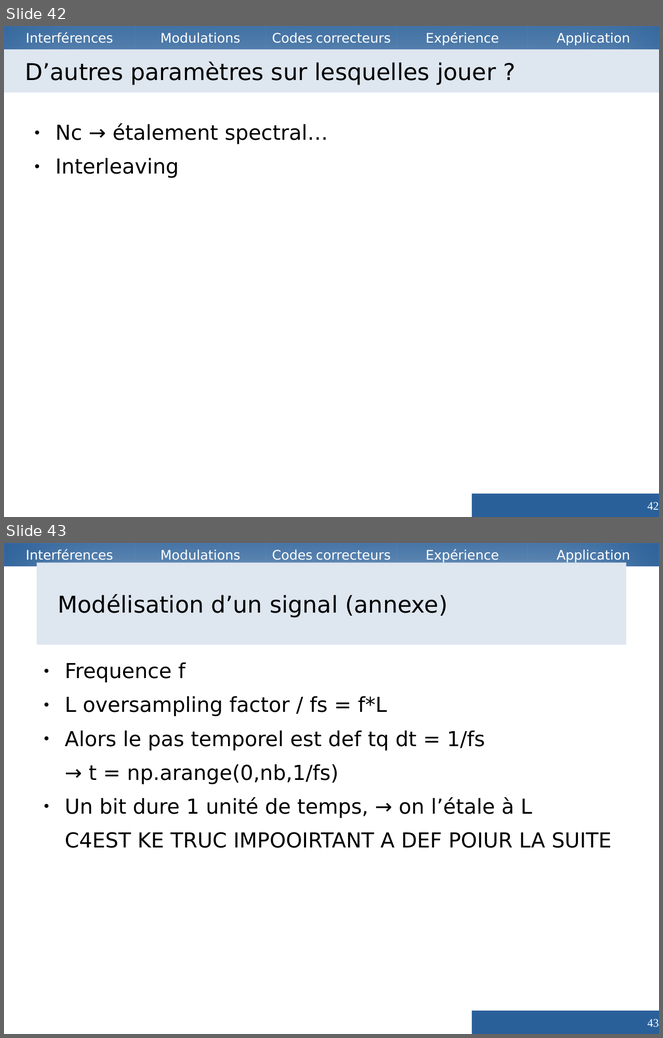
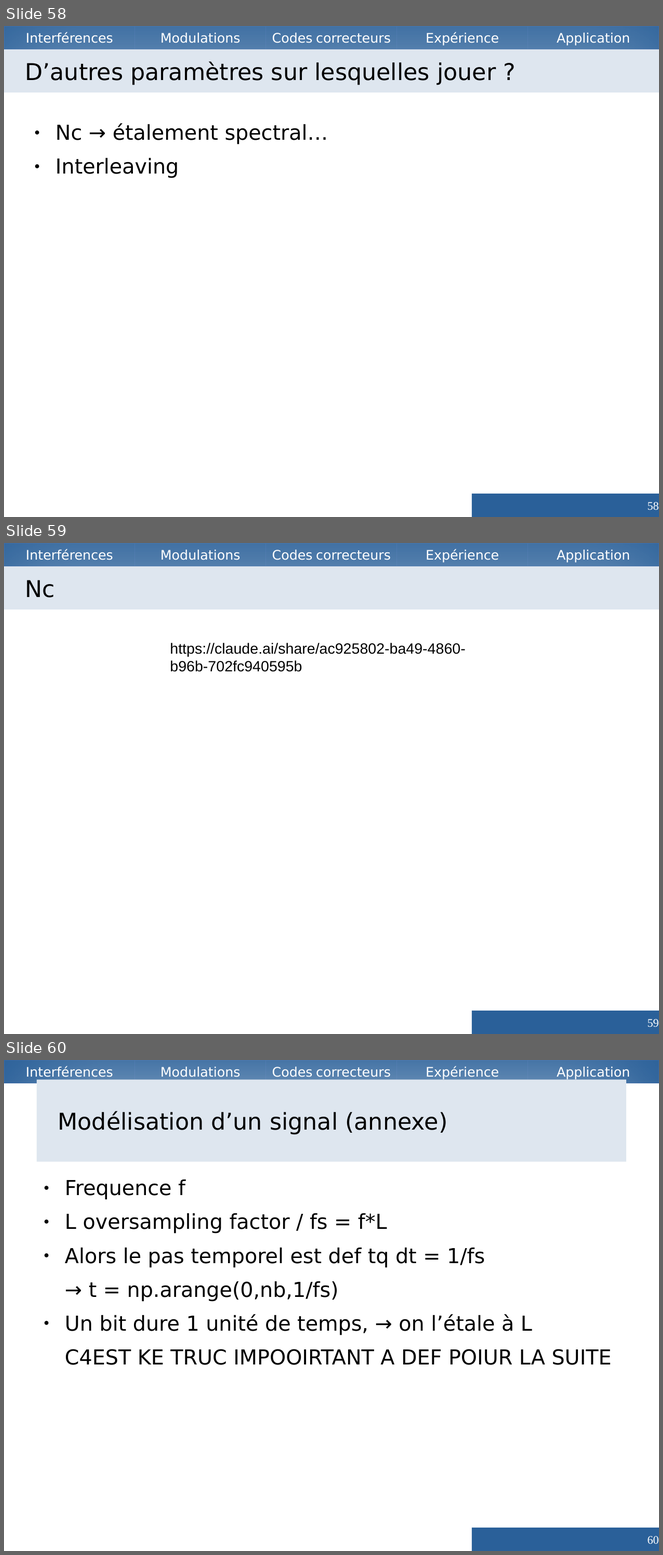
Before and after one commit to Vzrod/tipe, a slide deck: TIPE.odp. Shown one above the other, each under a label of ours: slides 42 and 43 before the commit, slides 58, 59 and 60 after it. The pictures are 663x1038 and 663x1555 pixels, drawn with LibreOffice and Linux fonts; fonts in the diff are those of the drawing. Boxes give left, top, right and bottom in pixels: in the first picture for what was removed or moved away, otherwise in the second. Text is boxed around its words. In the diff, an @@ line names an element or a change of style, - is before the commit and + after.

```diff
--- a/TIPE.odp
+++ b/TIPE.odp
@@ slide 59 added at bbox=[4, 543, 659, 1034], background #FFFFFF; not listed: 5 template elements that a slide beside it also shows @@
@@ title added at bbox=[4, 566, 659, 610], fill #DEE6EF, 28 pt, text #000000 @@
+Nc
@@ text added at bbox=[170, 643, 465, 672], 18 pt, text #000000 @@
+https://claude.ai/share/ac925802-ba49-4860-b96b-702fc940595b
@@ page number added at bbox=[472, 1011, 659, 1034], fill #2A6099, 14 pt, text #FFFFFF @@
+59
@@ what was slide 42 is now slide 58 @@
@@ page number at bbox=[648, 502, 659, 511]: text changed @@
-42
+58
@@ what was slide 43 is now slide 60 @@
@@ page number at bbox=[648, 1536, 659, 1545]: text changed @@
-43
+60
```
Also in this commit, not shown: 6 slides changed, 19 other slides added, 3 slides removed, 6 other files.
